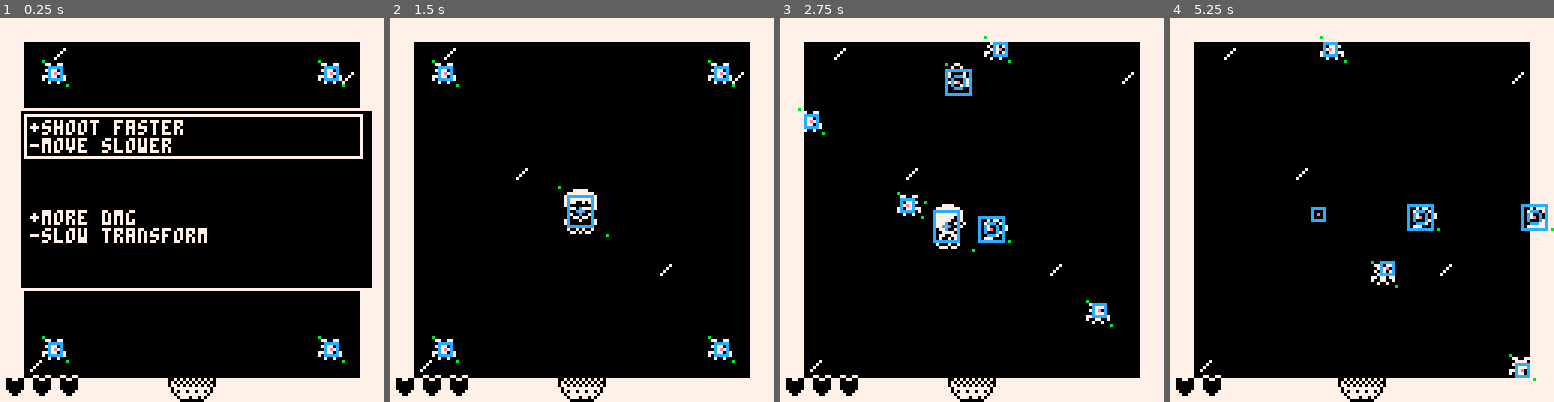
Above: before the commit, frames 1-4 (left to right).
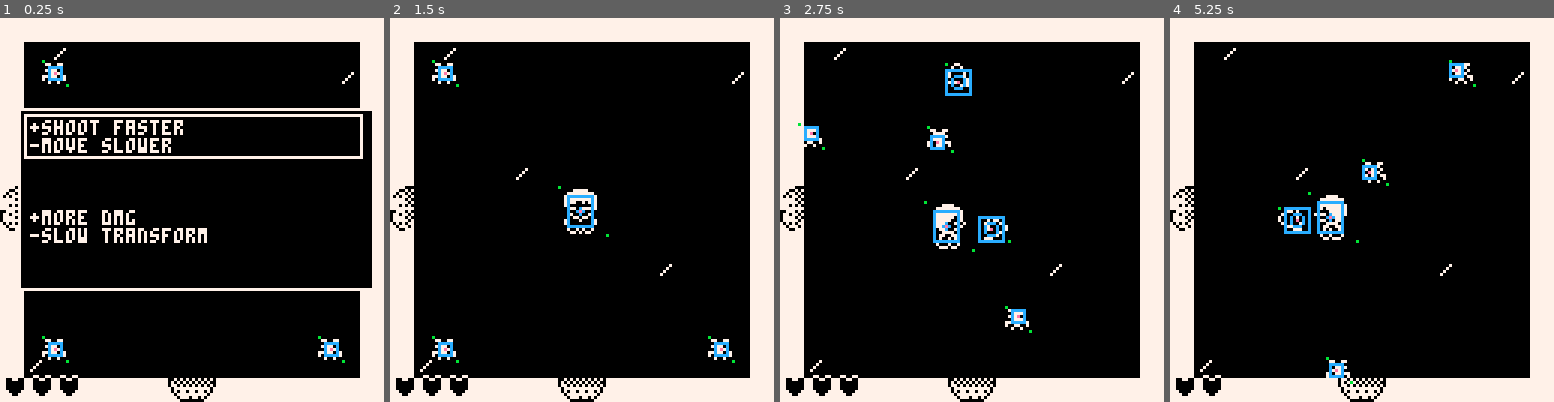
Above: after the commit, the same moments.

Repository: dresseswithpockets/bitjam3
Game: PICO-8 cartridge game.p8
Two runs of this game, one before a commit and one after it. Both use one fixed random seed, a clock stepped at 60 frames per second and the inputs below.
Inputs:
- Up to frame 1 (0.25 s): no input
- Up to frame 2 (1.5 s): tap X (X key) at 0.33, 1.07 s; tap O (Z key) at 0.7 s
- Up to frame 3 (2.75 s): hold Right 1.6-2.1 s; tap O (Z key) at 1.7, 2.1, 2.5 s; tap X (X key) at 1.85 s; hold Up 2.15-2.42 s; hold Right from 2.47 s (still down)
- Up to frame 4 (5.25 s): tap O (Z key) every 0.4 s from 2.9 to 4.9 s; tap X (X key) at 2.97, 4.08, 5.2 s; release Right at 3.03 s; hold Left 3.08-3.58 s; hold Down 3.63-3.97 s; hold Right 4.02-4.68 s; hold Up 4.73-5.03 s; hold Left from 5.08 s (still down)

The runs differ from the first frame. In frame 1, 0.4% of the frame differs, in the area x 0-90%, y 10-56%; in frame 2, 0.5%; in frame 3, 1.6%; in frame 4, 3.4%, in the area x 0-100%, y 4-96%.

Commit message:
lock doors when player enters a new room

Diff:
--- a/game.p8
+++ b/game.p8
@@ -103,11 +103,13 @@
 function goto_room(rx,ry,tcx,tcy,dir)
  sfx_door_enter.play()
  next_room=floor[rx][ry]
+ bullets={}
  if next_room.boss then
   state_boss_room_enter()
   return
  end
  room=next_room
+ room.locked=true
  local ix=tcx*16*8
  local iy=tcy*16*8
  local cx,cy,rx,ry=0,0,0,0
@@ -369,8 +371,7 @@
  floor=floor_from_plan(plan)
  cell_x,cell_y=3,3
  room=floor[cell_x][cell_y]
- ?room.enemies[1].health
- --assert(false)
+ room.locked=true
  boss=nil
 end
 
@@ -571,14 +572,16 @@
 
  -- test if player touching doors
  if not room.boss then
-	 if cleft then
-	  goto_first_room_dir(d_left)
-	 elseif cright then
-	  goto_first_room_dir(d_right)
-	 elseif cup then
-	  goto_first_room_dir(d_up)
-	 elseif cdown then
-	  goto_first_room_dir(d_down)
+  if not room.locked then
+		 if cleft then
+		  goto_first_room_dir(d_left)
+		 elseif cright then
+		  goto_first_room_dir(d_right)
+		 elseif cup then
+		  goto_first_room_dir(d_up)
+		 elseif cdown then
+		  goto_first_room_dir(d_down)
+		 end
 	 end
  elseif boss.health<0 and boss.circ(ply) then
   -- if we're in boss room and
@@ -707,6 +710,9 @@
       if not e.dmg(dmg) then
        deli(room.enemies,ei)
        hitsleep=15
+       if #room.enemies==0 then
+        room.locked=false
+       end
       end
       deli(bullets,i)
      end
@@ -1325,10 +1331,10 @@
 }
 
 floor_plans={
- --fp_1,
- --fp_2,
+ fp_1,
+ fp_2,
  --fp_3_str,
- fp_test,
+ --fp_test,
 }
 
 atofp_params={"dcx","dcy","dir","trx","try","tcx","tcy"}
Not shown, changed: todo
